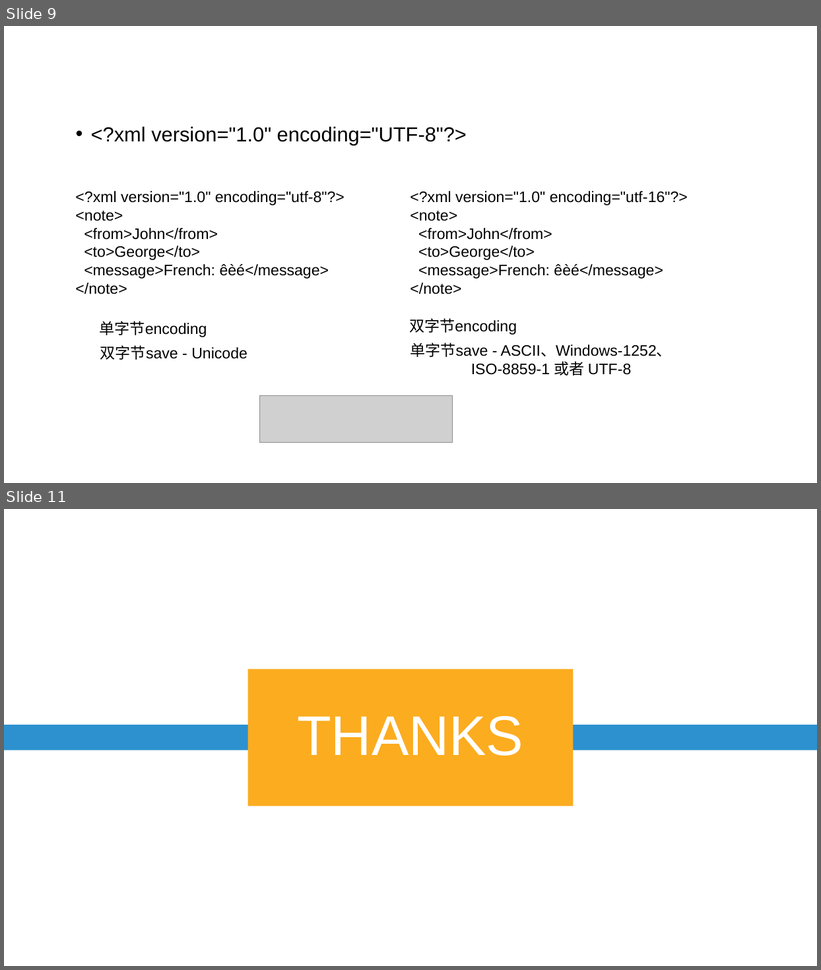
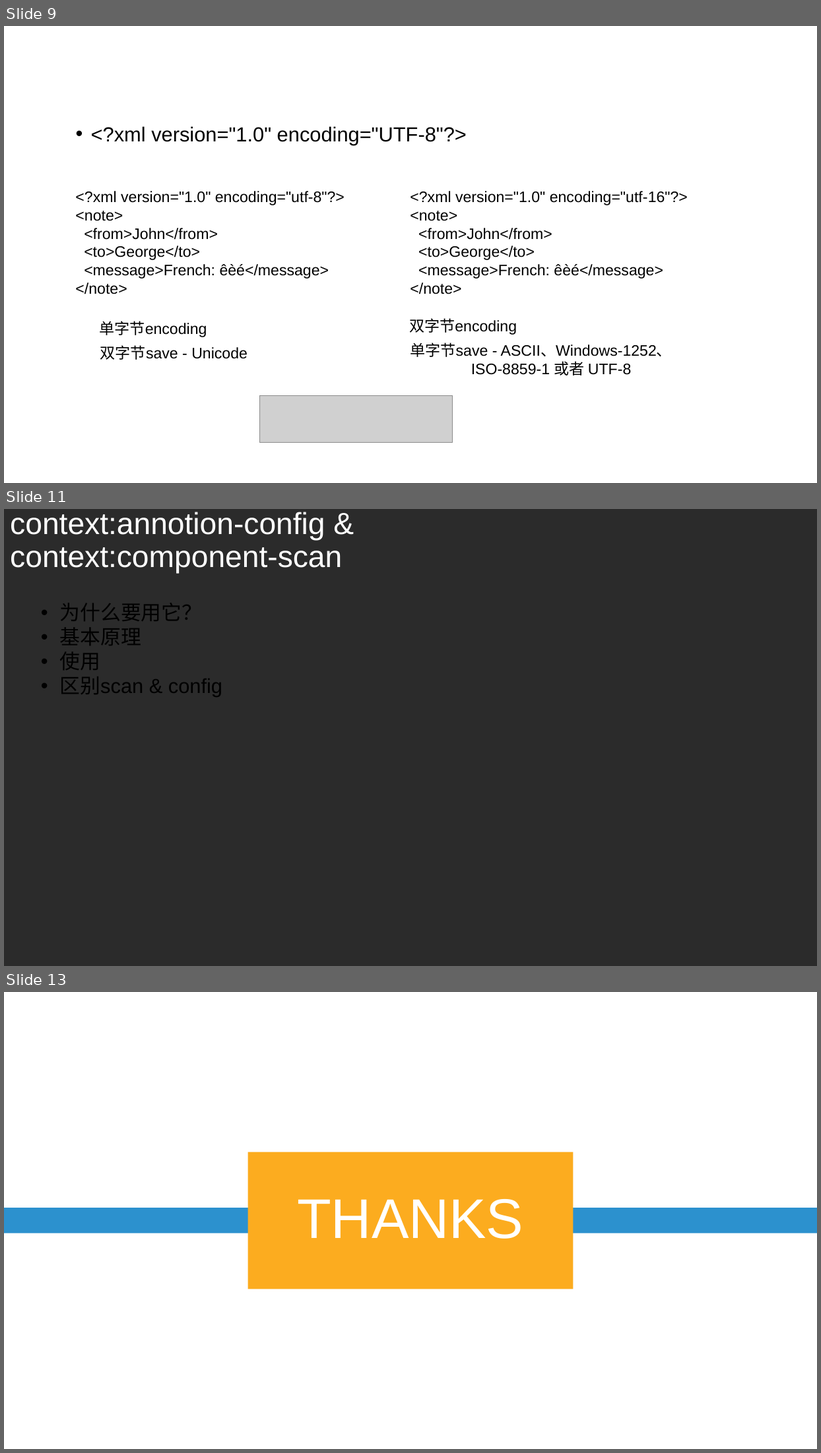
Before and after one commit to lj199117/MyNote, a slide deck: app.xml总结.pptx. Shown one above the other, each under a label of ours: slides 9 and 11 before the commit, slides 9, 11 and 13 after it; the slides between them are not shown. The pictures are 821x970 and 821x1453 pixels, drawn with LibreOffice and Linux fonts; fonts in the diff are those of the drawing; grey boxes stand for pictures; background and template pictures are left out; a plain dark background stands for a picture behind light text. Boxes give left, top, right and bottom in pixels: in the first picture for what was removed or moved away, otherwise in the second. Text is boxed around its words. In the diff, an @@ line names an element or a change of style, - is before the commit and + after.

```diff
--- a/app.xml总结.pptx
+++ b/app.xml总结.pptx
@@ slide 11 added at <box>4,509,817,966</box>, background picture (left out) @@
@@ title added at <box>10,512,342,573</box>, 36 pt, text #FFFFFF @@
+context:annotion-config & context:component-scan
@@ text added at <box>60,603,222,697</box>, 24 pt, text #000000 @@
+• 为什么要用它？
+• 基本原理
+• 使用
+• 区别scan & config
@@ what was slide 11 is now slide 13 @@
```
Also in this commit, not shown: 4 slides changed, 1 other slide added, 2 other files.
